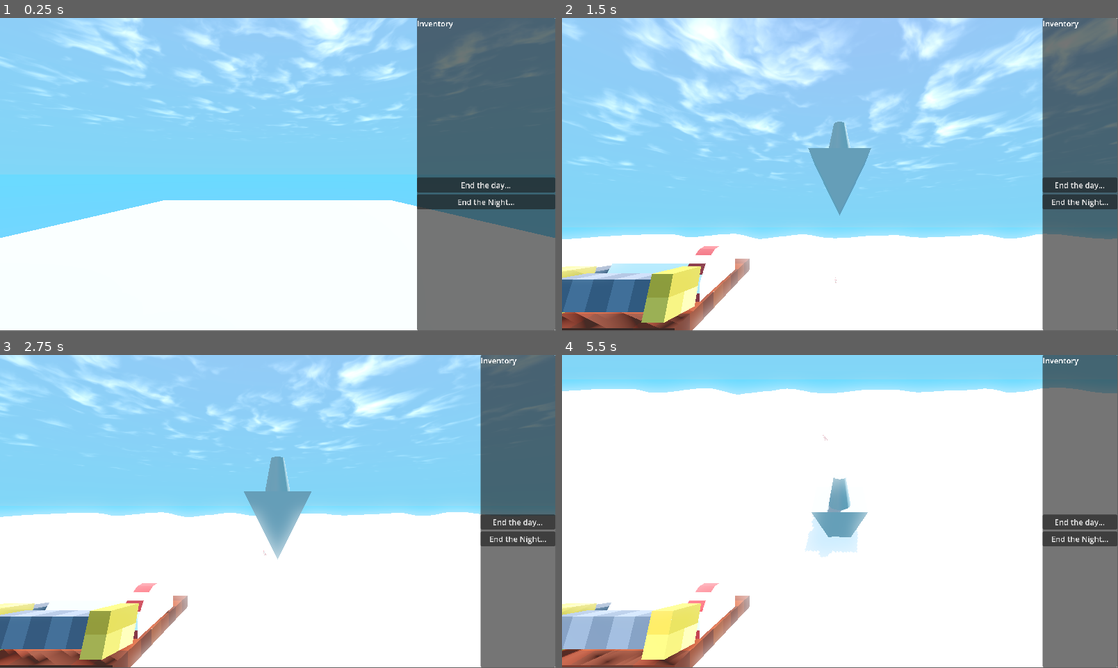
Above: before the commit, frames 1-4 (two rows, left to right).
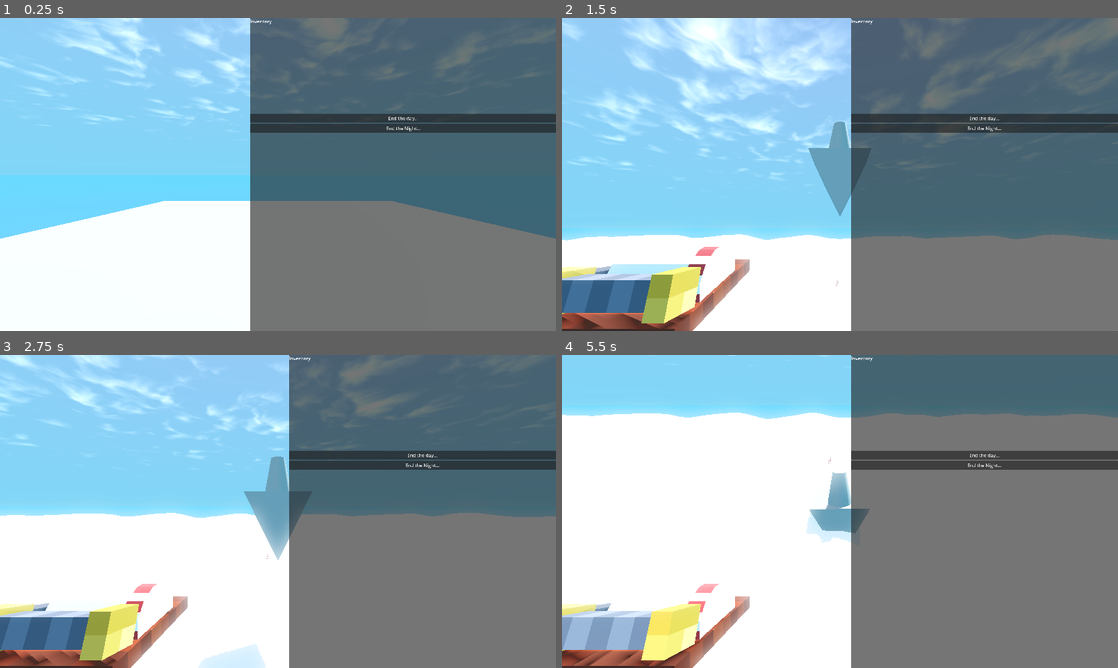
Above: after the commit, the same moments.

Repository: FrancoisBotha27709/Fish
Game: Godot game, scene res://GameState/Market/game.tscn
The game is run twice, just before and just after one commit, with the same random seed, the same clock (stepped at 60 frames per second) and the same inputs. The engine's default icon, where the game draws it, is replaced by a stand-in: a white triangle on a blue panel in a dark square.
Inputs (mouse positions are in pixels of both pictures, inside the frame that each line leads up to):
- Up to frame 1 (0.25 s): no input
- Up to frame 2 (1.5 s): click "End the day..." at 0.5 s; tap Enter at 1.25 s; move the mouse to (962, 158) at 1.27 s; press the mouse at (962, 158) at 1.28 s; hold D (boat_turn_right) from 1.28 s (still down)
- Up to frame 3 (2.75 s): release D (boat_turn_right) at 2 s; release the mouse at (400, 495) at 2 s; drag from (166, 527) to (250, 574) at 2.02 s
- Up to frame 4 (5.5 s): move the mouse to (895, 442) at 2.77 s; press the mouse at (895, 442) at 2.78 s; hold D (boat_turn_right) 2.78-3.5 s; release the mouse at (895, 442) at 3.5 s; drag from (812, 574) to (673, 464) at 3.52 s; move the mouse to (1006, 558) at 4.27 s; press the mouse at (1006, 558) at 4.28 s; hold A (boat_turn_left) 4.28-5 s; release the mouse at (1006, 558) at 5 s; drag from (673, 464) to (756, 433) at 5.02 s
The window is 799x449 before the commit and 800x450 after it. Grey fills any space a smaller window leaves; there, only what the larger window draws over its background counts as a difference.

The runs differ from the first frame. In frame 1, 34% of the frame differs, in the area x 0-100%, y 0-100%; in frame 2, 37%; in frame 3, 38%; in frame 4, 44%.

Commit message:
Added extra colour to water

Diff:
--- a/GameState/Fishing/Water/sea_of_thieves.gdshader
+++ b/GameState/Fishing/Water/sea_of_thieves.gdshader
@@ -22,8 +22,9 @@
 //        obviously repeating cycle instead of wandering irregularly. Both
 //        problems are worse than the perf win, so this noise stays as-is.
 //      - Fragment-only cosmetics with no CPU equivalent (foam warp UVs,
-//        foam-threshold jitter, the procedural foam fallback pattern) use
-//        fbm2 (2 octaves) or fbm3 (3 octaves) instead of 4. This is where
+//        foam-threshold jitter, the procedural foam fallback pattern, the
+//        underwater reveal, and the color-variation blend below) use fbm2
+//        (2 octaves) or fbm3 (3 octaves) instead of 4. This is where
 //        cutting octaves is actually safe and where it matters most for
 //        perf, since the fragment shader runs per-pixel - far more
 //        invocations than the vertex shader on the same mesh.
@@ -37,12 +38,20 @@
 //
 // 4. Branches that stayed: `if (i >= biome_count) break;`, `if (i >=
 //    ripple_count) break;`, `if (use_custom_foam_texture)`, `if
-//    (enable_shore_foam)`. These are uniform (same value for every
-//    vertex/fragment in the draw call), so the GPU takes one coherent path
-//    for the whole draw - cheap by construction. Removing them would either
-//    do nothing (the break; case) or force an unconditional texture sample
-//    that's currently skipped entirely (the two bool cases), which would be
-//    a regression, not an optimization.
+//    (enable_shore_foam)`, `if (enable_underwater_reveal)`. These are
+//    uniform (same value for every vertex/fragment in the draw call), so
+//    the GPU takes one coherent path for the whole draw - cheap by
+//    construction. Removing them would either do nothing (the break; case)
+//    or force an unconditional texture sample that's currently skipped
+//    entirely (the bool cases), which would be a regression, not an
+//    optimization.
+//
+// 5. water_color_variants[10] below IS indexed dynamically (var_idx_a/b/c
+//    are computed, not constants). That's a deliberate exception to note 1's
+//    "no dynamic indexing" rule - that rule was about the hot vertex-shader
+//    wave loop specifically. This is a 10-element fragment-only lookup for
+//    a cosmetic tint; the cost is trivial and dynamic indexing is the
+//    simplest way to get a smooth, organic-looking blend across 10 colors.
 // ============================================================================
 
 group_uniforms Waves;
@@ -70,6 +79,17 @@
 uniform vec4 color_crest    : source_color = vec4(0.45, 0.80, 0.70, 1.0);
 uniform vec4 color_foam     : source_color = vec4(1.0, 1.0, 1.0, 1.0);
 uniform vec4 color_horizon_fresnel : source_color = vec4(0.55, 0.78, 0.82, 1.0);
+
+group_uniforms Color_Variation;
+// 10 subtle water color variants blended together via slow, large-scale
+// noise (see the fragment shader) so the surface isn't one flat color per
+// height band - patches read like real variation in algae, sediment, or
+// mineral content. Tweak these to taste; keep them close in value to the
+// Colors group above unless you want big obvious zones.
+uniform vec4 water_color_variants[10] : source_color;
+uniform float color_variation_scale : hint_range(0.0005, 0.05) = 0.003;   // world-space size of the color patches - smaller = tighter mottling, larger = broad slow regions
+uniform float color_variation_speed : hint_range(0.0, 0.05) = 0.006;      // how fast the patches drift over time
+uniform float color_variation_strength : hint_range(0.0, 1.0) = 0.35;     // how strongly the variant colors blend over the base height gradient
 
 group_uniforms Toon_Shading;
 uniform int light_bands : hint_range(2, 6) = 3;
@@ -126,6 +146,13 @@
 uniform bool enable_shore_foam = true;
 uniform float shore_foam_distance : hint_range(0.0, 12.0) = 0.6;
 
+group_uniforms Underwater_Depth;
+uniform bool enable_underwater_reveal = true;
+uniform sampler2D screen_texture : hint_screen_texture, filter_linear_mipmap;
+uniform float underwater_visibility_distance : hint_range(0.1, 40.0) = 7.0;  // meters of water depth at which submerged objects (seaweed, hulls, wrecks) fade fully into the water color
+uniform float underwater_distortion : hint_range(0.0, 0.15) = 0.035;         // screen-space wobble on the reveal, so it reads as "through water" rather than a flat cutout
+uniform float underwater_tint_strength : hint_range(0.0, 1.0) = 0.85;        // how strongly the water's own color tints objects seen through it near the surface
+
 varying vec3 v_world_pos;
 varying float v_jacobian;
 varying float v_extra_height;   // ripple rings + turbulence layer, used for ripple-crest foam separately from wave-fold foam
@@ -189,7 +216,8 @@
 }
 
 // 3-octave fbm (manually unrolled) - used only where extra detail is
-// actually visible (domain warp shape, close-up foam detail).
+// actually visible (domain warp shape, close-up foam detail, and the
+// large-scale color variation blend).
 float fbm3(vec2 p) {
 	float v = 0.0;
 	float amp = 0.5;
@@ -507,8 +535,54 @@
 	}
 	base = mix(base, color_shallow.rgb, clamp(shore_mask * 1.2, 0.0, 1.0));
 
+	// ---- underwater reveal: lets seaweed, wrecks, hulls, rocks etc. show
+	// vaguely through the surface near the shallows, fading to full water
+	// color with depth (Beer-Lambert style) so deep water still reads as
+	// solid and opaque. Uniform branch, same reasoning as enable_shore_foam
+	// above - this samples its own depth pass separately from shore foam
+	// since the two toggles are independent.
+	if (enable_underwater_reveal) {
+		float depth_raw_uw = texture(depth_texture, SCREEN_UV).r;
+		vec3 ndc_uw = vec3(SCREEN_UV * 2.0 - 1.0, depth_raw_uw);
+		vec4 view_pos_uw = INV_PROJECTION_MATRIX * vec4(ndc_uw, 1.0);
+		view_pos_uw.xyz /= view_pos_uw.w;
+		float scene_depth_uw = -view_pos_uw.z;
+		float water_depth_uw = -VERTEX.z;
+		float underwater_diff = max(scene_depth_uw - water_depth_uw, 0.0);
+
+		vec2 distort_uv = clamp(SCREEN_UV + NORMAL.xz * underwater_distortion, vec2(0.001), vec2(0.999));
+		vec3 scene_color = textureLod(screen_texture, distort_uv, 0.0).rgb;
+
+		// tint the revealed scene toward the water's own color as depth
+		// increases - a hull at 1m reads mostly true-color, a wreck at
+		// 15m reads almost as pure water color with just a hint of shape
+		vec3 tinted_scene = mix(scene_color, base, clamp(underwater_diff / max(underwater_visibility_distance, 0.001), 0.0, 1.0));
+		float reveal_amount = exp(-underwater_diff / max(underwater_visibility_distance, 0.001)) * underwater_tint_strength;
+		base = mix(base, tinted_scene, reveal_amount);
+	}
+
 	// biome tint (storm grey-green, cold pale blue, etc.)
 	base = mix(base, v_biome_tint, clamp(look.x, 0.0, 1.0));
+
+	// ---- large-scale color variation: blends across the 10
+	// water_color_variants so the surface reads as naturally uneven
+	// (algae, sediment, depth haze) instead of one flat color per height
+	// band. See PERFORMANCE NOTES item 5 for why dynamic array indexing
+	// is fine here despite being avoided in the vertex wave loop.
+	vec2 var_uv = wpos.xz * color_variation_scale + vec2(t * color_variation_speed, -t * color_variation_speed * 0.6);
+	float var_walk = fbm3(var_uv) * 9.0;
+	int var_idx_a = int(clamp(floor(var_walk), 0.0, 9.0));
+	int var_idx_b = int(clamp(floor(var_walk) + 1.0, 0.0, 9.0));
+	float var_t = smoothstep(0.0, 1.0, fract(var_walk));
+	vec3 variant_color = mix(water_color_variants[var_idx_a].rgb, water_color_variants[var_idx_b].rgb, var_t);
+
+	// a second, differently-scaled noise nudges the blend toward a third
+	// variant so the pattern doesn't read as a simple 10-step gradient walk
+	float var_walk2 = fbm3(var_uv * 2.3 + vec2(19.0, -4.0)) * 9.0;
+	int var_idx_c = int(clamp(floor(var_walk2), 0.0, 9.0));
+	variant_color = mix(variant_color, water_color_variants[var_idx_c].rgb, 0.2);
+
+	base = mix(base, variant_color, color_variation_strength);
 
 	// ---- wave-crest fold foam (Gerstner wave breaking) ----
 	float threshold_noise = (fbm2(wpos.xz * 0.04 + vec2(12.3, -7.1)) - 0.5) * 2.0 * foam_threshold_jitter;
--- a/GameState/Fishing/Water/wo_ws_water.gd
+++ b/GameState/Fishing/Water/wo_ws_water.gd
@@ -2,7 +2,7 @@
 
 class_name WaterManager
 
-const MAX_RIPPLES := 16
+const MAX_RIPPLES := 32
 
 # Keep these in sync with the shader's uniforms of the same name — they're
 # pushed to the material in _ready so the script is the single source of
--- a/GameState/Fishing/Water/wo_ws_water.tscn
+++ b/GameState/Fishing/Water/wo_ws_water.tscn
@@ -30,7 +30,11 @@
 shader_parameter/color_crest = Color(0.45, 0.8, 0.7, 1)
 shader_parameter/color_foam = Color(1, 1, 1, 1)
 shader_parameter/color_horizon_fresnel = Color(0.55, 0.78, 0.82, 1)
-shader_parameter/light_bands = 2
+shader_parameter/water_color_variants = PackedColorArray(0.015686275, 0.16078432, 0.2901961, 1, 0.019607844, 0.1882353, 0.23921569, 1, 0.007843138, 0.14117648, 0.29803923, 1, 0.03137255, 0.2, 0.21960784, 1, 0.015686275, 0.16862746, 0.32156864, 1, 0.023529412, 0.21960784, 0.25882354, 1, 0.007843138, 0.12941177, 0.25882354, 1, 0.019607844, 0.18039216, 0.2, 1, 0.03137255, 0.20784314, 0.29803923, 1, 0.015686275, 0.14901961, 0.23921569, 1)
+shader_parameter/color_variation_scale = 0.003
+shader_parameter/color_variation_speed = 0.006
+shader_parameter/color_variation_strength = 0.35
+shader_parameter/light_bands = 6
 shader_parameter/band_softness = 0.08
 shader_parameter/rim_power = 4.0
 shader_parameter/rim_strength = 0.25
@@ -40,7 +44,7 @@
 shader_parameter/foam_noise_scale = 0.4080000186814799
 shader_parameter/foam_scroll_speed = 0.426000020235
 shader_parameter/foam_amount = 0.40400001919
-shader_parameter/foam_dither_amount = 0.0610000028975
+shader_parameter/foam_dither_amount = 0.04
 shader_parameter/use_custom_foam_texture = true
 shader_parameter/foam_texture = SubResource("NoiseTexture2D_cjfj7")
 shader_parameter/foam_uv_scale = 0.75300003413756
@@ -70,6 +74,10 @@
 shader_parameter/biome_tint = PackedVector4Array(0, 0, 0, 0, 0, 0, 0, 0, 0, 0, 0, 0, 0, 0, 0, 0, 0, 0, 0, 0, 0, 0, 0, 0, 0, 0, 0, 0, 0, 0, 0, 0)
 shader_parameter/enable_shore_foam = true
 shader_parameter/shore_foam_distance = 0.6
+shader_parameter/enable_underwater_reveal = true
+shader_parameter/underwater_visibility_distance = 7.0
+shader_parameter/underwater_distortion = 0.035
+shader_parameter/underwater_tint_strength = 0.85
 
 [sub_resource type="QuadMesh" id="QuadMesh_cjfj7"]
 material = SubResource("ShaderMaterial_fy73t")
@@ -83,4 +91,3 @@
 script = ExtResource("2_fy73t")
 sea_state_min = 0.1
 sea_state_max = 0.7
-sea_state_speed_influence = 3.795
--- a/project.godot
+++ b/project.godot
@@ -18,6 +18,14 @@
 [autoload]
 
 UtilityStates="*uid://dtn5odlocoif4"
+
+[display]
+
+window/size/viewport_width=1920
+window/size/viewport_height=1080
+window/size/mode=2
+window/stretch/mode="viewport"
+window/stretch/aspect="keep_height"
 
 [global_group]
 
